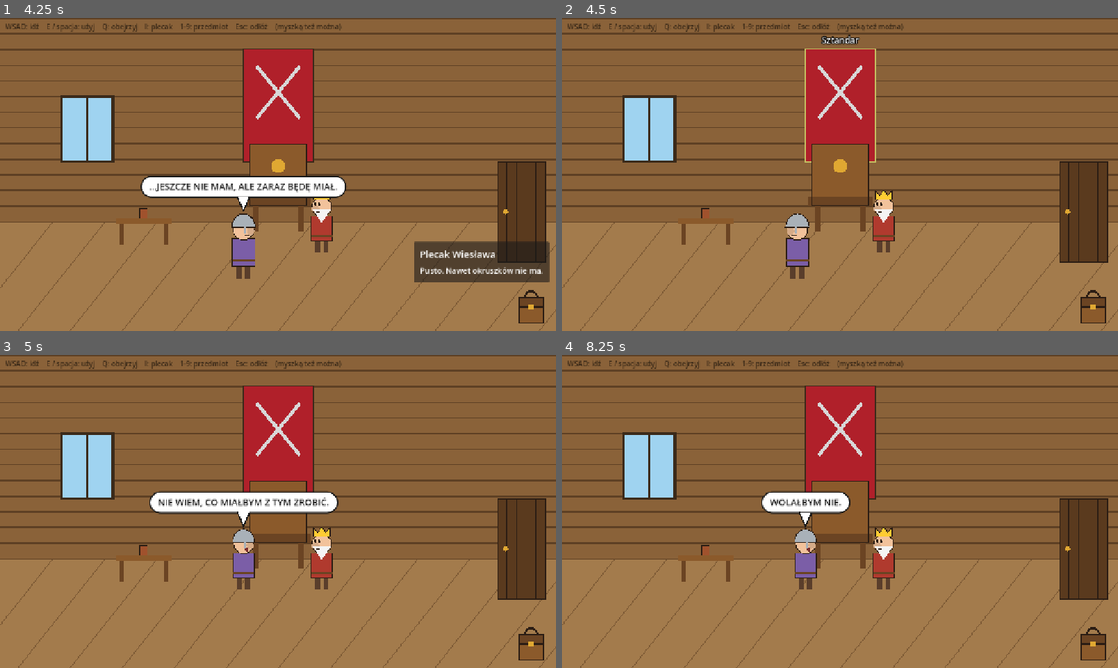
Above: before the commit, frames 1-4 (two rows, left to right).
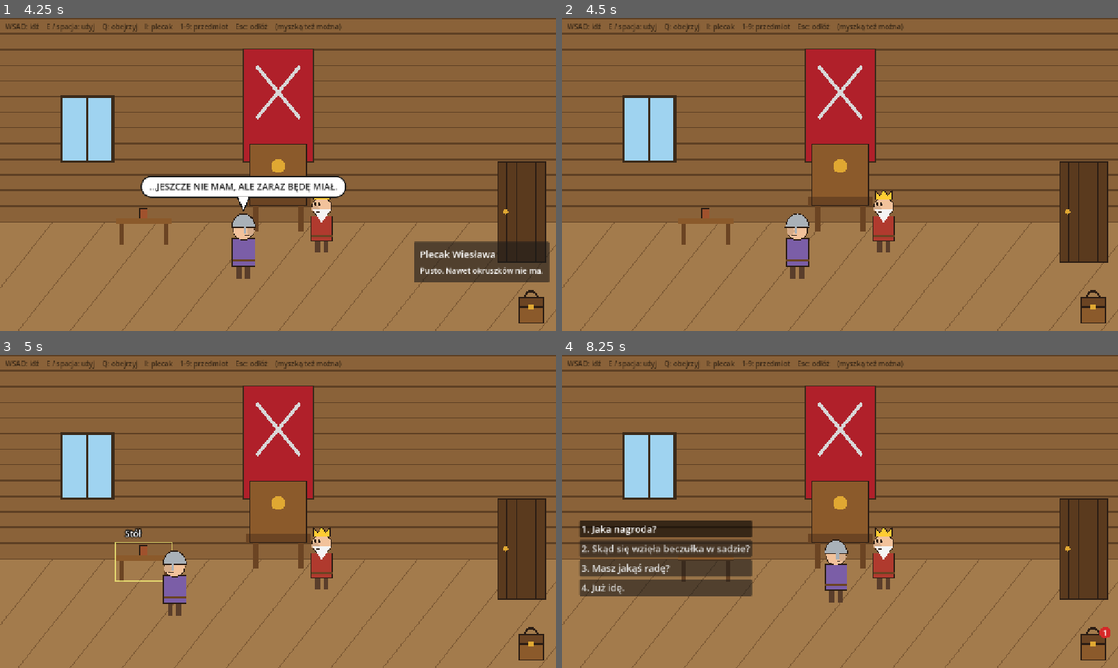
Above: after the commit, the same moments.

Repository: Kiczu/wiesiu-game
Game: Godot game, scene res://scenes/main.tscn
Two runs of this game, one before a commit and one after it. Both use one fixed random seed, a clock stepped at 60 frames per second and the inputs below.
Inputs (mouse positions are in pixels of both pictures, inside the frame that each line leads up to):
- Up to frame 1 (4.25 s): click (528, 305) at 0.5 s; tap Enter at 1.25, 2.75 s; move the mouse to (400, 158) at 1.27 s; hold D (move_right) 1.28-2.03 s; tap E (interact) at 1.35, 2.3, 2.85, 3.8 s; click (400, 158) at 1.42 s; tap Space at 1.52, 2, 2.27, 3.77 s; tap Q (look) at 1.55, 2.1, 3.05, 3.6 s; move the mouse to (166, 190) at 2.02 s; hold S (move_down) 2.03-2.78 s; click (166, 190) at 2.17 s; move the mouse to (333, 105) at 2.77 s; hold D (move_right) 2.78-3.53 s; click (333, 105) at 2.92 s; move the mouse to (250, 237) at 3.52 s; hold W (move_up) from 3.53 s (still down); click (250, 237) at 3.67 s
- Up to frame 2 (4.5 s): tap Space at 4.25 s; move the mouse to (1006, 221) at 4.27 s; release W (move_up) at 4.28 s; hold A (move_left) from 4.28 s (still down); tap Enter at 4.35 s; click (1006, 221) at 4.42 s
- Up to frame 3 (5 s): keep holding A (move_left); tap Space at 4.52 s; tap Q (look) at 4.55 s
- Up to frame 4 (8.25 s): move the mouse to (673, 464) at 5.02 s; tap Tab at 5.1 s; click (673, 464) at 5.17 s; tap Space at 5.27, 6.77, 7.52, 8 s; tap E (interact) at 5.3, 6.6, 8.1 s; move the mouse to (867, 511) at 5.77 s; release A (move_left) at 5.78 s; hold S (move_down) 5.78-6.53 s; tap 1 at 5.85 s; click (867, 511) at 5.92 s; tap Q (look) at 6.05, 7.35 s; tap Enter at 6.5 s; move the mouse to (756, 433) at 6.52 s; hold D (move_right) 6.53-7.28 s; click (756, 433) at 6.67 s; move the mouse to (962, 495) at 7.27 s; hold W (move_up) 7.28-8.03 s; click (962, 495) at 7.42 s; move the mouse to (728, 527) at 8.02 s; hold D (move_right) from 8.03 s (still down); click (728, 527) at 8.17 s

Frame 1 is identical in both runs. In frame 2, 0.4% of the frame differs, in the area x 43-57%, y 5-47%; in frame 3, 4.1%; in frame 4, 9.3%, in the area x 3-99%, y 43-91%.

Commit message:
fix(input): highlight only objects Wiesław stands next to and faces
The keyboard highlight reached 170 px in any direction, so walking along the same line lit up objects from far away. Reach is now 80 px from the object's walk point and the object has to be in front of Wiesław.

Diff:
--- a/scripts/main.gd
+++ b/scripts/main.gd
@@ -12,7 +12,7 @@
 var ui: GameUI
 ## True while a cutscene runs; clicks are ignored then.
 var busy := false
-## Last input came from the keyboard: the hotspot nearest to Wiesław is the target, not the one under the mouse.
+## Last input came from the keyboard: the hotspot in front of Wiesław is the target, not the one under the mouse.
 var keyboard_mode := false
 
 const KEYS := {
@@ -84,7 +84,7 @@
 	var hovered: Hotspot = null
 	if not busy and not ui.is_end_shown():
 		if keyboard_mode:
-			hovered = room.hotspot_near(room.player.position)
+			hovered = room.hotspot_in_reach(room.player)
 		else:
 			hovered = room.hotspot_at(get_global_mouse_position())
 	for h in room._hotspots():
@@ -162,13 +162,13 @@
 	elif ui.is_inventory_open():
 		return
 	elif event.is_action("interact"):
-		var h := room.hotspot_near(room.player.position)
+		var h := room.hotspot_in_reach(room.player)
 		if h:
 			var item := ui.selected_item
 			ui.select_item("")
 			run(room.do_interact.bind(h, item))
 	elif event.is_action("look"):
-		var h := room.hotspot_near(room.player.position)
+		var h := room.hotspot_in_reach(room.player)
 		if h:
 			run(room.do_look.bind(h))
 
--- a/scripts/room.gd
+++ b/scripts/room.gd
@@ -77,13 +77,18 @@
 	return found
 
 
-## The visible hotspot whose walk point is closest to `point`, within `reach`.
-func hotspot_near(point: Vector2, reach := 170.0) -> Hotspot:
+## The hotspot `who` can reach: its walk point is within `reach` and the object is in front of them
+## (or right above them). The closest one wins.
+func hotspot_in_reach(who: Character, reach := 80.0) -> Hotspot:
 	var best: Hotspot = null
 	var best_distance := reach
 	for h in _hotspots():
-		var distance := point.distance_to(clamp_to_walk_area(h.walk_point))
-		if h.visible and distance < best_distance:
+		if not h.visible:
+			continue
+		var distance := who.position.distance_to(clamp_to_walk_area(h.walk_point))
+		var dx := h.global_position.x - who.position.x
+		var in_front := absf(dx) <= h.size.x / 2 or signf(dx) == who.facing
+		if in_front and distance < best_distance:
 			best = h
 			best_distance = distance
 	return best
--- a/tests/walkthrough.gd
+++ b/tests/walkthrough.gd
@@ -20,8 +20,15 @@
 	var player: Character = _main.room.player
 	player.step(Vector2.LEFT, 100.0, _main.room.walk_area)
 	_check(player.position.x == _main.room.walk_area.position.x, "keyboard walking stays inside the walk area")
-	player.position = Vector2(380, 560)
-	_check(_main.room.hotspot_near(player.position).id == "stol", "the table is the nearest hotspot")
+	player.position = Vector2(520, 550)
+	player.facing = -1
+	var reached: Hotspot = _main.room.hotspot_in_reach(player)
+	_check(reached == null or reached.id != "stol", "the table is out of reach from further away on the same line")
+	player.position = Vector2(400, 550)
+	player.facing = 1
+	_check(_main.room.hotspot_in_reach(player) == null, "the table is not highlighted behind Wiesław's back")
+	player.facing = -1
+	_check(_main.room.hotspot_in_reach(player).id == "stol", "the table is in reach when facing it")
 	await _press(KEY_E)
 	_check(Game.has_item("kubek"), "cup taken with the E key")
 	await _press(KEY_1)
Not shown, changed: README.md
